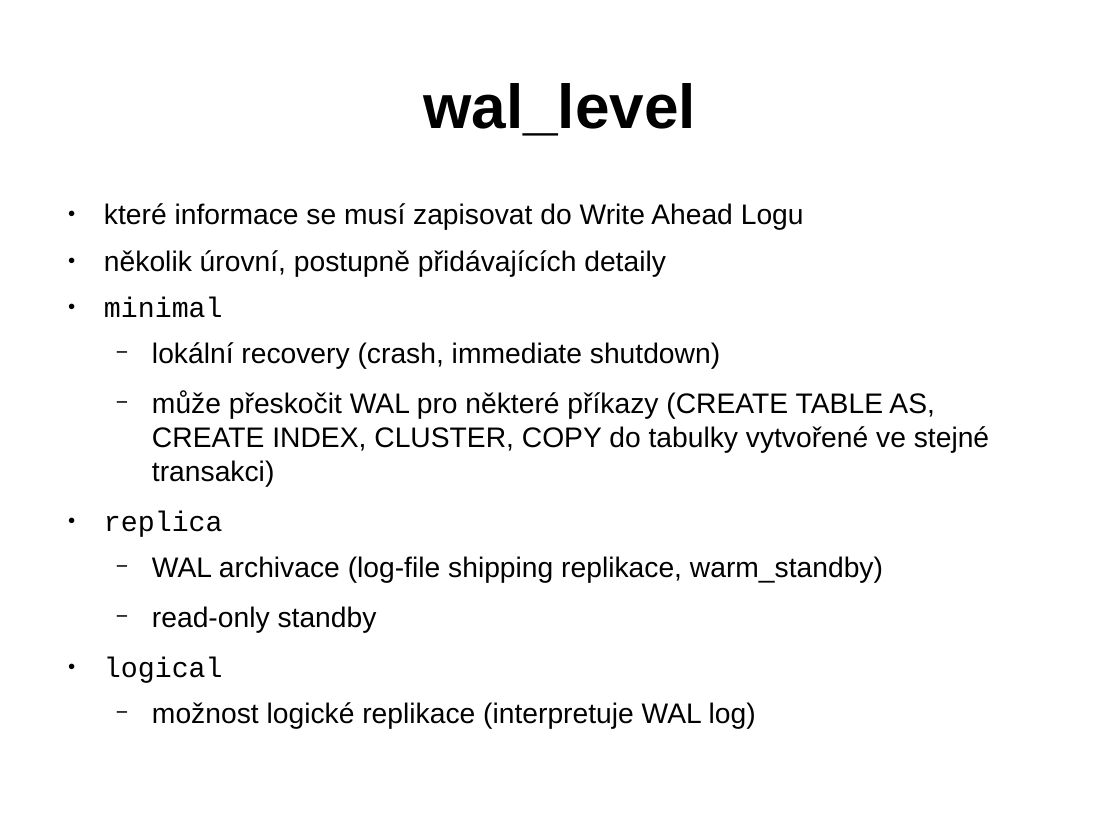
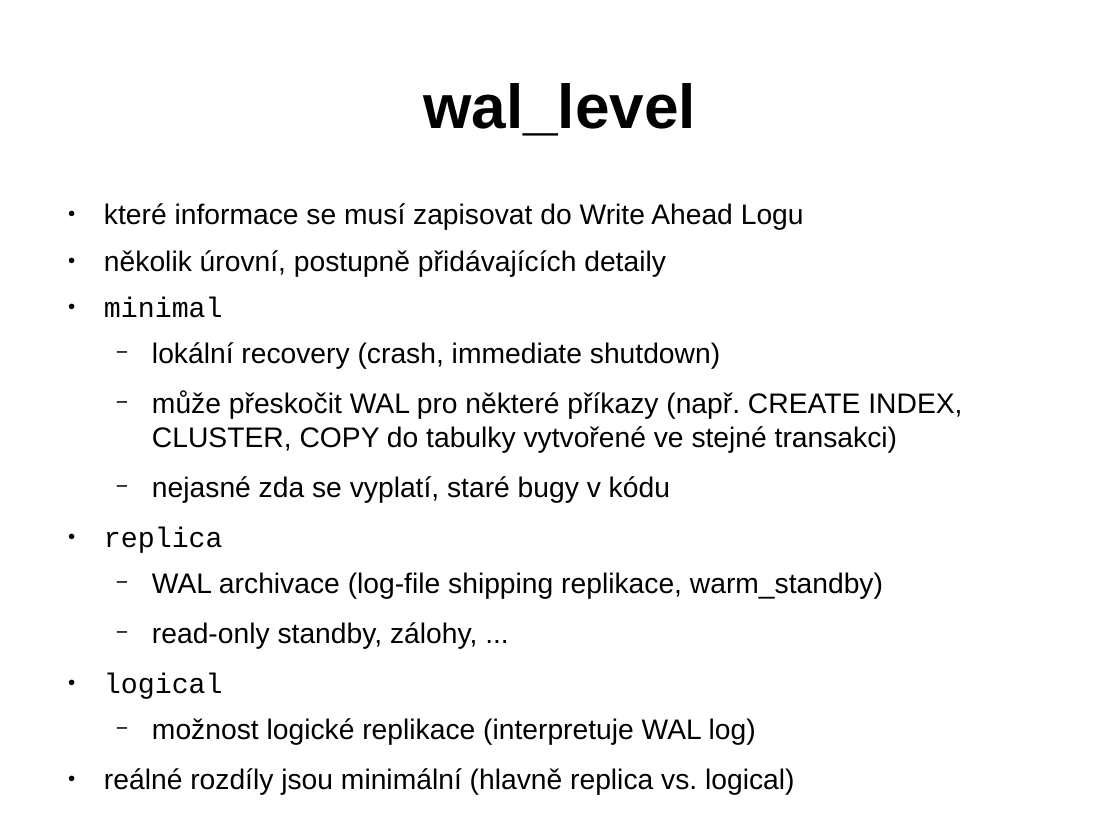
Before and after one commit to tvondra/perf_tuning_training, a slide deck: slide 16 of perf-tuning-training.odp (slide 15 before the commit). Drawn at 1120x840 pixels with LibreOffice and Linux fonts; fonts in the diff are those of the drawing. Boxes give left, top, right and bottom in pixels: in the first picture for what was removed or moved away, otherwise in the second. Text is boxed around its words. In the diff, an @@ line names an element or a change of style, - is before the commit and + after.

```diff
--- a/perf-tuning-training.odp
+++ b/perf-tuning-training.odp
@@ text at (152,391,962,503): text changed @@
-  − může přeskočit WAL pro některé příkazy (CREATE TABLE AS, CREATE INDEX, CLUSTER, COPY do tabulky vytvořené ve stejné transakci)
+  − může přeskočit WAL pro některé příkazy (např. CREATE INDEX, CLUSTER, COPY do tabulky vytvořené ve stejné transakci)
+  − nejasné zda se vyplatí, staré bugy v kódu
@@ text at (152,622,477,649): text changed @@
-  − read-only standby
+  − read-only standby, zálohy, ...
@@ text at (104,768,794,795): paragraph added @@
+● reálné rozdíly jsou minimální (hlavně replica vs. logical)
```
Also in this commit, not shown: 14 other slides changed, 2 slides added, 2 other files.
